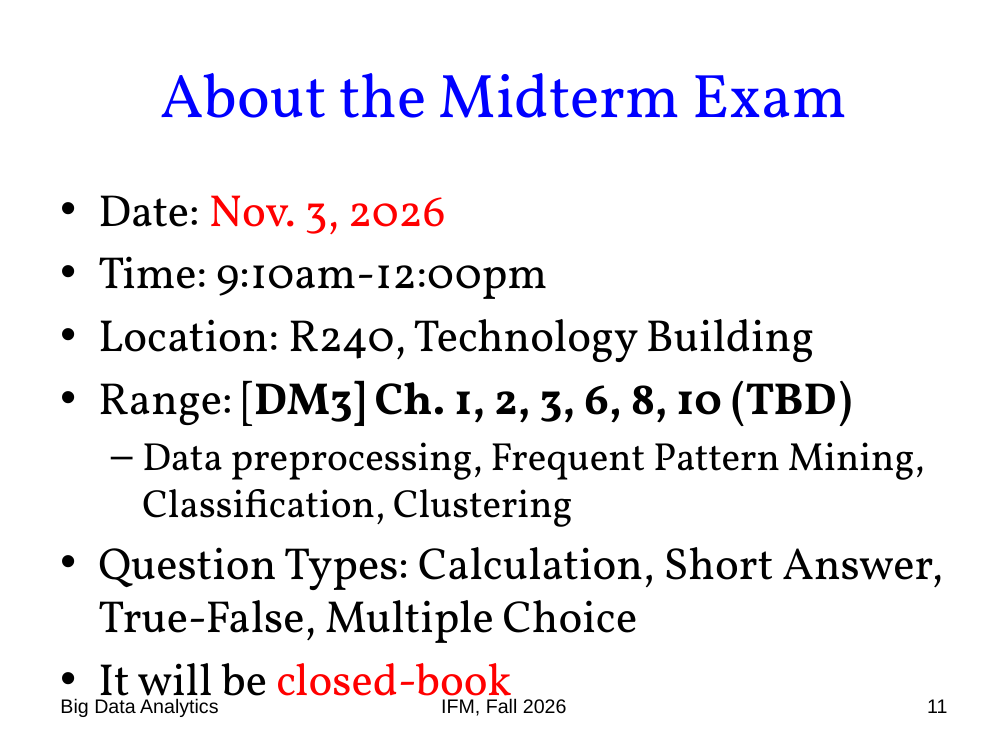
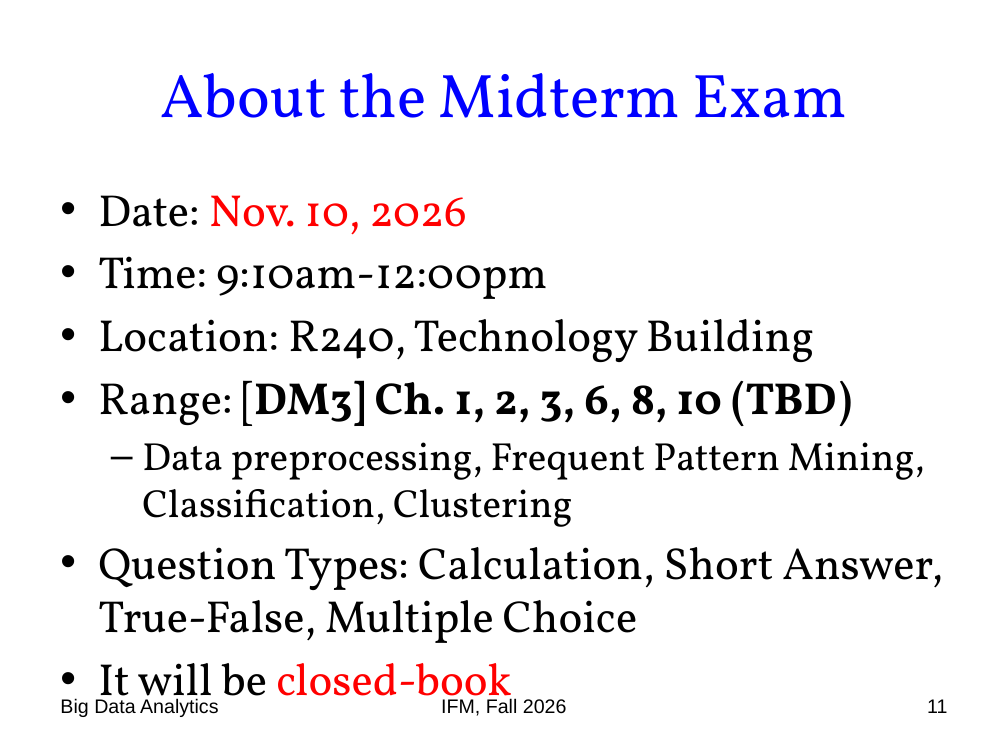
Before and after one commit to chriswjh/chriswjh.github.io, a slide deck: slide 11 of BDA_IFM/00-overview.pptx. Drawn at 1008x756 pixels with LibreOffice and Linux fonts; fonts in the diff are those of the drawing. Boxes give left, top, right and bottom in pixels: in the first picture for what was removed or moved away, otherwise in the second. Text is boxed around its words. In the diff, an @@ line names an element or a change of style, - is before the commit and + after.

```diff
--- a/BDA_IFM/00-overview.pptx
+++ b/BDA_IFM/00-overview.pptx
@@ text at (98,195,467,235): text changed @@
-• Date: Nov. 3, 2026
+• Date: Nov. 10, 2026
```
Also in this commit, not shown: 1 other slide changed.
